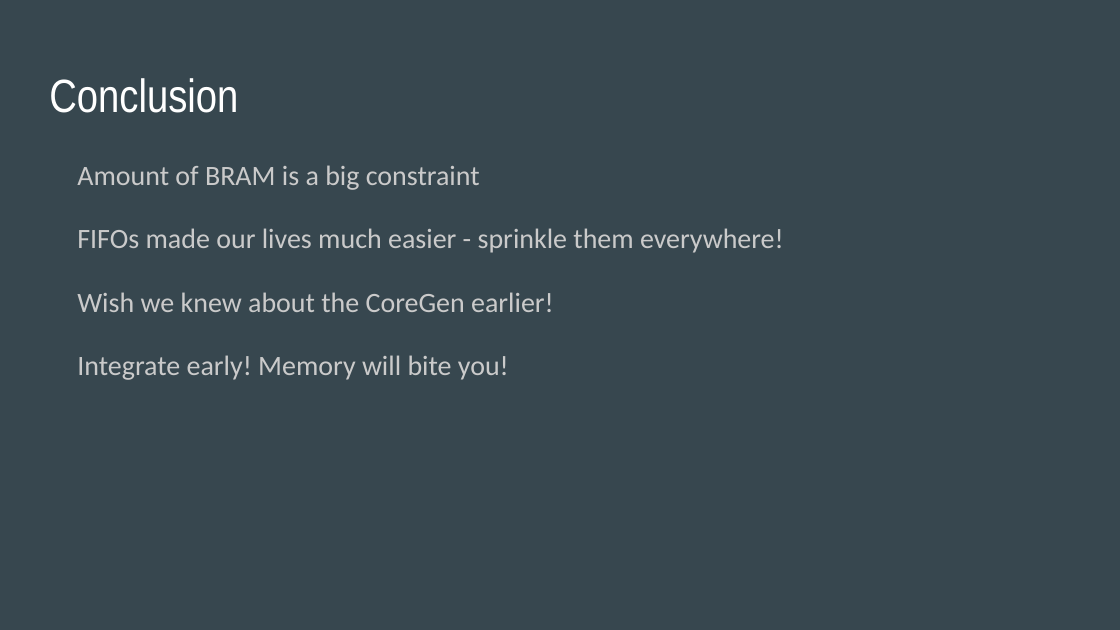
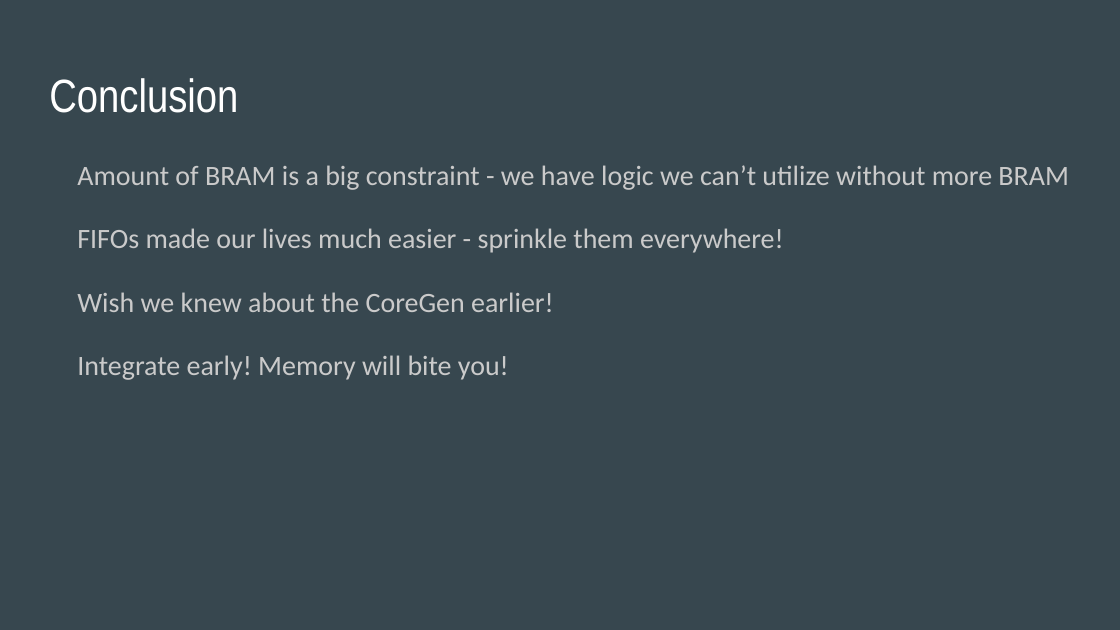
Before and after one commit to MihailoIsakov/0xDEADBEEF_-Fa16_-EC551-_-Project, a slide deck: slide 22 of pres.pptx (slide 20 before the commit). Drawn at 1120x630 pixels with LibreOffice and Linux fonts; fonts in the diff are those of the drawing. Boxes give left, top, right and bottom in pixels: in the first picture for what was removed or moved away, otherwise in the second. Text is boxed around its words. In the diff, an @@ line names an element or a change of style, - is before the commit and + after.

```diff
--- a/pres.pptx
+++ b/pres.pptx
@@ text at <box>77,165,1069,190</box>: text changed @@
-Amount of BRAM is a big constraint
+Amount of BRAM is a big constraint - we have logic we can’t utilize without more BRAM
```
Also in this commit, not shown: 2 other slides changed, 2 slides added.
